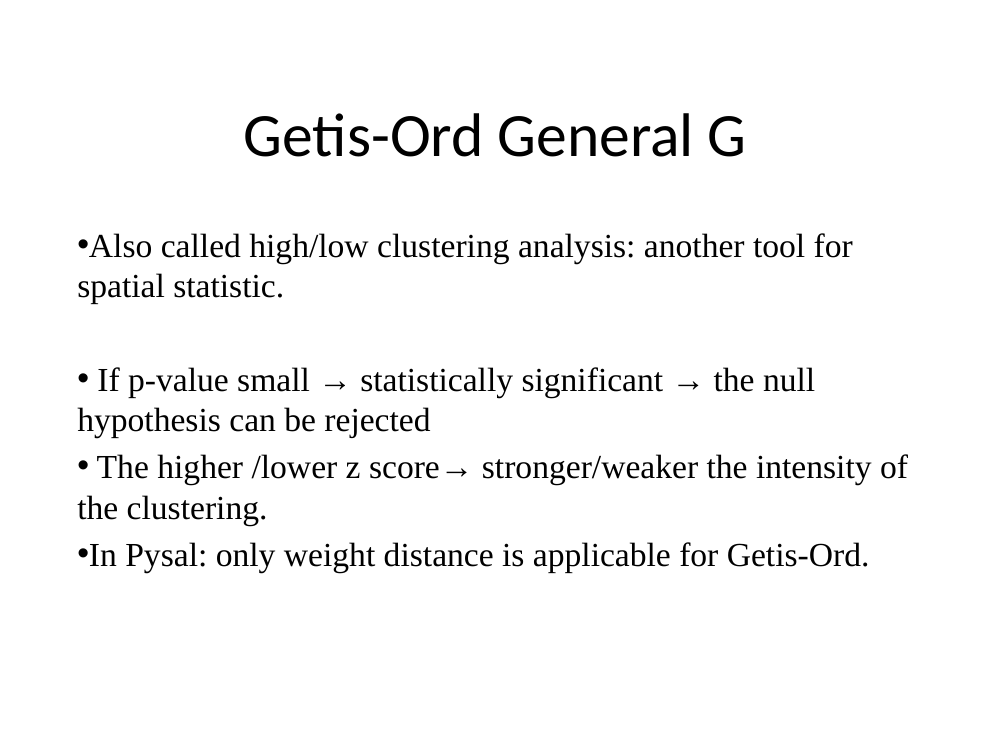
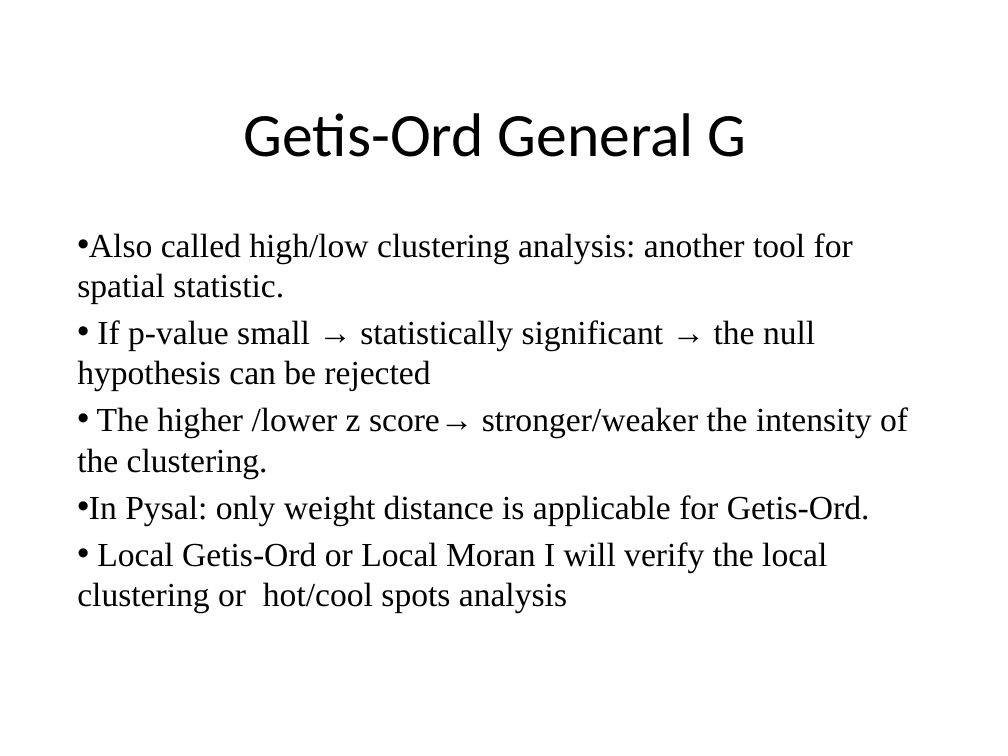
Before and after one commit to jreades/starspy, a slide deck: slide 1 of qgisplugin/Slides/Getis-Ord General G.pptx. Drawn at 1008x756 pixels with LibreOffice and Linux fonts; fonts in the diff are those of the drawing. Boxes give left, top, right and bottom in pixels: in the first picture for what was removed or moved away, otherwise in the second. Text is boxed around its words. In the diff, an @@ line names an element or a change of style, - is before the commit and + after.

```diff
--- a/qgisplugin/Slides/Getis-Ord General G.pptx
+++ b/qgisplugin/Slides/Getis-Ord General G.pptx
@@ subtitle at [77,542,827,612]: paragraph added @@
+• Local Getis-Ord or Local Moran I will verify the local clustering or hot/cool spots analysis
```
Also in this commit, not shown: 1 other slide changed.
